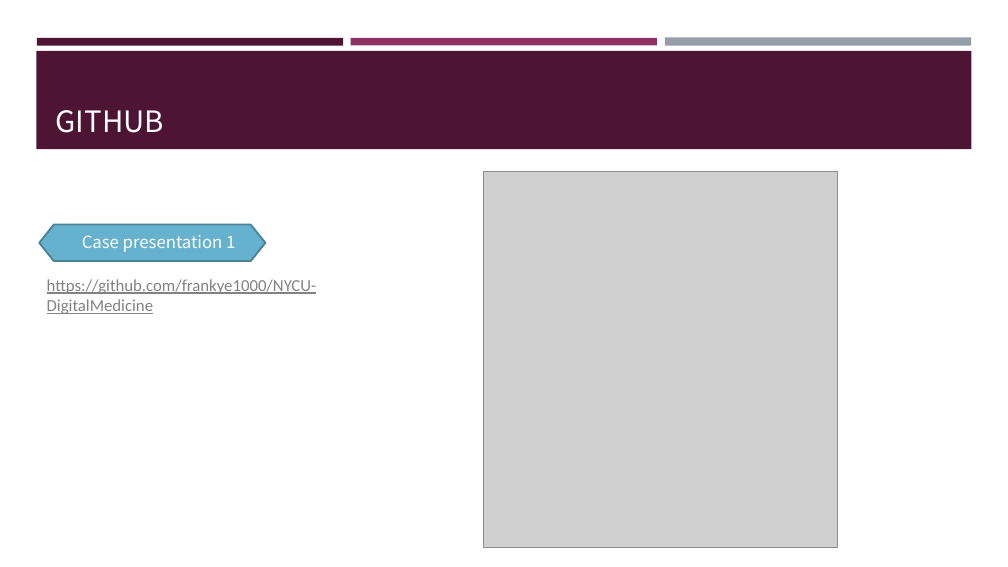
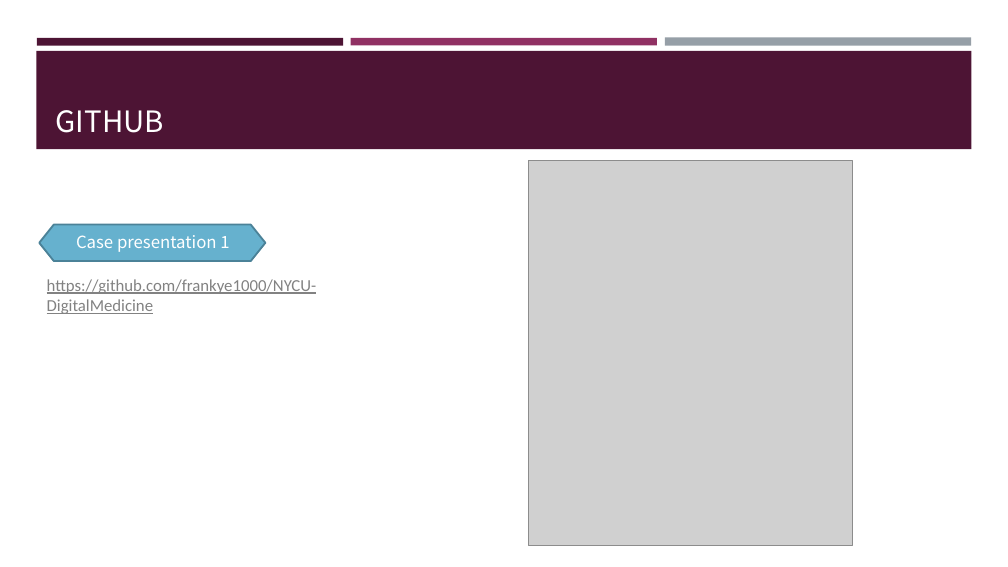
Before and after one commit to frankye1000/NYCU-DigitalMedicine, a slide deck: slide 22 of Case_Presentation_1/ppt/case1_CT_02.pptx. Drawn at 1008x567 pixels with LibreOffice and Linux fonts; fonts in the diff are those of the drawing; grey boxes stand for pictures. Boxes give left, top, right and bottom in pixels: in the first picture for what was removed or moved away, otherwise in the second. Text is boxed around its words. In the diff, an @@ line names an element or a change of style, - is before the commit and + after.

```diff
--- a/Case_Presentation_1/ppt/case1_CT_02.pptx
+++ b/Case_Presentation_1/ppt/case1_CT_02.pptx
@@ picture: place and size @@
-picture at (483, 172, 837, 548)
+picture at (529, 161, 853, 546)
@@ text "Case presentation 1": place and size @@
-text "Case presentation 1" at (82, 235, 235, 252)
+text "Case presentation 1" at (76, 235, 229, 252)
```
Also in this commit, not shown: 3 other slides changed, 2 other files.
